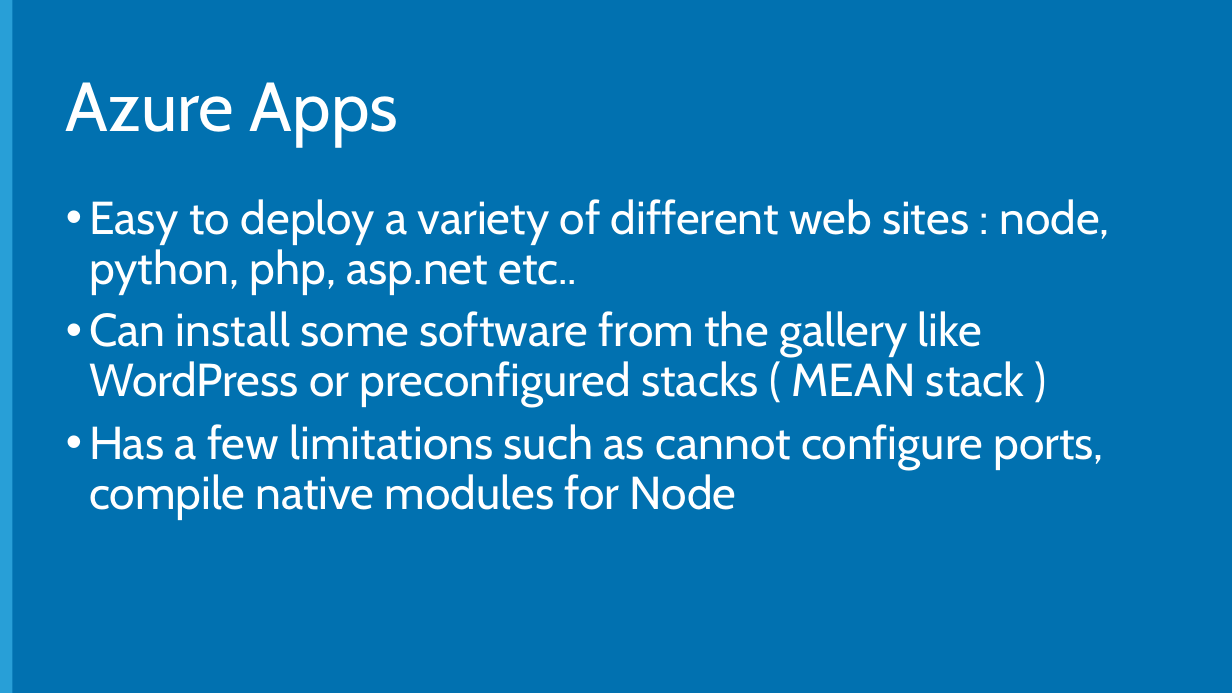
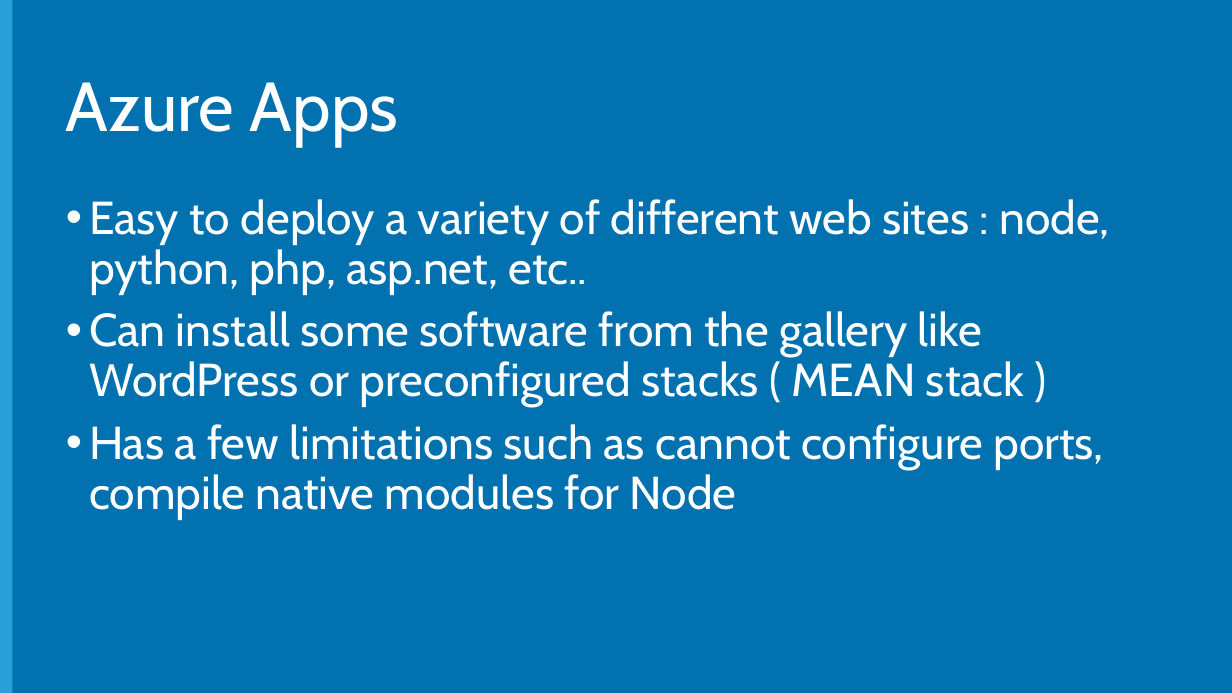
Before and after one commit to Microsoft-Web/NodeCamp, a slide deck: slide 4 of Presentation/AzureDeployAndDebug/AzureDeployAndDebug.pptx. Drawn at 1232x693 pixels with LibreOffice and Linux fonts; fonts in the diff are those of the drawing; background and template pictures are left out. Boxes give left, top, right and bottom in pixels: in the first picture for what was removed or moved away, otherwise in the second. Text is boxed around its words. In the diff, an @@ line names an element or a change of style, - is before the commit and + after.

Commit message:
Minor fixes to some slides.

```diff
--- a/Presentation/AzureDeployAndDebug/AzureDeployAndDebug.pptx
+++ b/Presentation/AzureDeployAndDebug/AzureDeployAndDebug.pptx
@@ text at <box>89,199,1110,295</box>: text changed @@
-• Easy to deploy a variety of different web sites : node, python, php, asp.net etc..
+• Easy to deploy a variety of different web sites : node, python, php, asp.net, etc..
```
Also in this commit, not shown: 1 other slide changed.
